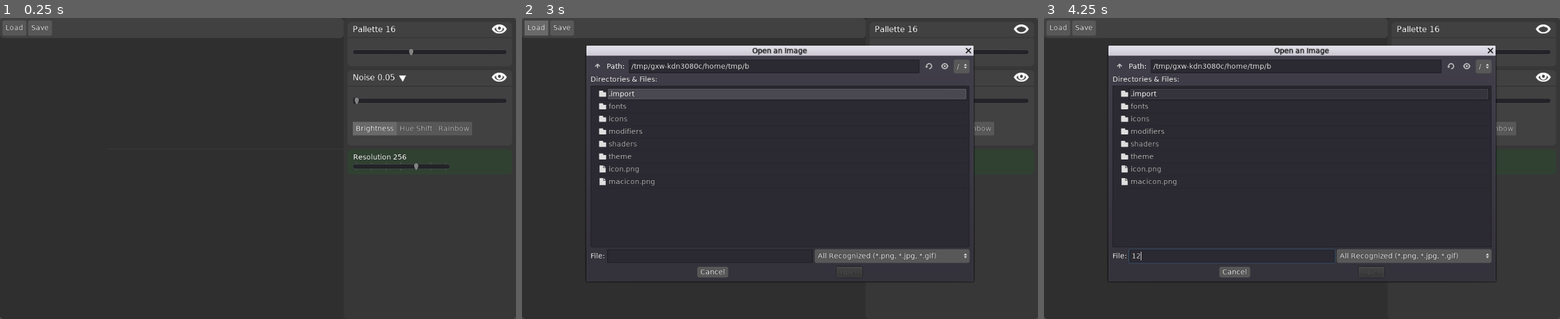
Above: before the commit, frames 1-3 (left to right).
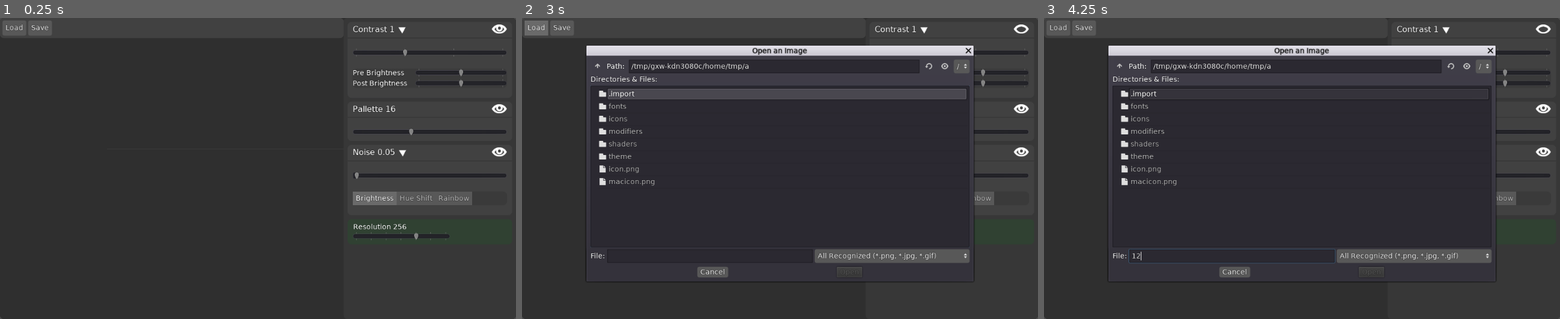
Above: after the commit, the same moments.

Repository: jackaperkins/texrex
Game: Godot game, scene res://main.tscn
Two runs of this game, one before a commit and one after it. Both use one fixed random seed, a clock stepped at 60 frames per second and the inputs below. The engine's default icon, where the game draws it, is replaced by a stand-in: a white triangle on a blue panel in a dark square.
Inputs (mouse positions are in pixels of both pictures, inside the frame that each line leads up to):
- Up to frame 1 (0.25 s): no input
- Up to frame 2 (3 s): click (1022, 30) at 0.52 s; click (1022, 30) at 1.27 s; click (1022, 30) at 2.02 s; click "Load" at 2.75 s
- Up to frame 3 (4.25 s): click (1229, 255) at 3.52 s; type "12" at 3.6 s

The runs differ from the first frame. In frame 1, 3.7% of the frame differs, in the area x 68-99%, y 2-74%; in frame 2, 1.0%; in frame 3, 1.0%.

Commit message:
refactor modifiers and put in new directory, add docs images, add contrast shader and new controls!

Diff:
--- a/texrex/main.gd
+++ b/texrex/main.gd
@@ -8,9 +8,9 @@
 var texture = ImageTexture.new() # texture version that can be shown inside a sprite
 
 const modifier_resolution = preload("res://modifiers/modifier_resolution.tscn")
-const modifier_constrast = preload("res://modifiers/modifier_contrast.tscn")
-const modifier_pallette = preload("res://modifiers/modifier_pallette.tscn")
-const modifier_noise = preload("res://modifiers/modifier_noise.tscn")
+const modifier_constrast = preload("res://modifiers/contrast/modifier_contrast.tscn")
+const modifier_pallette = preload("res://modifiers/pallette/modifier_pallette.tscn")
+const modifier_noise = preload("res://modifiers/noise/modifier_noise.tscn")
 
 var modifiers = []
 
@@ -20,6 +20,7 @@
 	#instance default modifiers
 	for child in $main_split/Panel/modifiers_container.get_children():
 		child.queue_free()
+	add_modifier(modifier_constrast)
 	add_modifier(modifier_pallette)
 	add_modifier(modifier_noise)
 	add_modifier(modifier_resolution)
--- a/texrex/main.tscn
+++ b/texrex/main.tscn
@@ -1,10 +1,10 @@
 [gd_scene load_steps=8 format=2]
 
 [ext_resource path="res://main.gd" type="Script" id=1]
-[ext_resource path="res://modifiers/modifier_contrast.tscn" type="PackedScene" id=2]
+[ext_resource path="res://modifiers/contrast/modifier_contrast.tscn" type="PackedScene" id=2]
 [ext_resource path="res://modifiers/modifier_resolution.tscn" type="PackedScene" id=3]
 [ext_resource path="res://MenuButtonPopup.gd" type="Script" id=4]
-[ext_resource path="res://modifiers/modifier_noise.tscn" type="PackedScene" id=5]
+[ext_resource path="res://modifiers/noise/modifier_noise.tscn" type="PackedScene" id=5]
 [ext_resource path="res://theme/main_theme.tres" type="Theme" id=6]
 [ext_resource path="res://theme/panel_styleboxflat_dark.tres" type="StyleBox" id=7]
 
@@ -154,7 +154,7 @@
 anchor_bottom = 0.0
 margin_top = 116.0
 margin_right = 326.0
-margin_bottom = 230.0
+margin_bottom = 244.0
 
 [node name="open_file_dialog" type="FileDialog" parent="."]
 margin_left = 141.776
--- /dev/null
+++ b/texrex/modifiers/contrast/contrast.shader
@@ -0,0 +1,20 @@
+shader_type canvas_item;
+
+uniform sampler2D tex : hint_black;
+uniform float contrast = 1;
+uniform float preBrightness = 0;
+uniform float postBrightness = 0;
+
+void fragment() {
+
+	vec4 pixelColor = texture(tex, UV);
+//   pixelColor.rgb /= pixelColor.a; // we're skipping alpha for now
+
+ 	pixelColor.rgb += preBrightness;
+	pixelColor.rgb = ((pixelColor.rgb - 0.5f) * max(contrast, 0)) + 0.5f;
+ 	pixelColor.rgb += postBrightness;
+
+  // Return final pixel color.
+//  pixelColor.rgb *= pixelColor.a;
+	COLOR = pixelColor;
+}
--- /dev/null
+++ b/texrex/modifiers/contrast/m_render_contrast.tres
@@ -0,0 +1,9 @@
+[gd_resource type="ShaderMaterial" load_steps=2 format=2]
+
+[ext_resource path="res://modifiers/contrast/contrast.shader" type="Shader" id=1]
+
+[resource]
+shader = ExtResource( 1 )
+shader_param/contrast = 1.0
+shader_param/preBrightness = 0.0
+shader_param/postBrightness = 0.0
--- /dev/null
+++ b/texrex/modifiers/contrast/modifier_contrast.gd
@@ -0,0 +1,51 @@
+extends "res://modifiers/modifier.gd"
+
+onready var mat:ShaderMaterial = load('res://modifiers/contrast/m_render_contrast.tres')
+
+var contrast = 1
+var pre_brightness = 0
+var post_brightness = 0
+
+# Called when the node enters the scene tree for the first time.
+func _ready():
+	contrast = $Contrast.value
+	add_primary_child($Contrast)
+	add_secondary_child($PreBrightness)
+	add_secondary_child($PostBrightness)
+	_update_ui()
+
+func _process(delta):
+	._process(delta)
+
+func _update_ui():
+	set_label('Contrast ' + String(contrast))
+
+func process_image(incoming:Image):
+	mat.set_shader_param('contrast', contrast)
+	mat.set_shader_param('preBrightness', pre_brightness)
+	mat.set_shader_param('postBrightness', post_brightness)
+
+	# required to feed our image into a shadermaterial and get it back!
+	var image_texture:ImageTexture = ImageTexture.new()
+	image_texture.create_from_image(incoming)
+	mat.set_shader_param('tex', image_texture)
+
+	yield(process_shader(mat, incoming.get_size(), image), 'completed')
+
+	needs_processing = false
+
+func _on_Contrast_value_changed(value):
+	contrast = value
+	_update_ui()
+	needs_processing = true
+	emit_signal('updated')
+
+func _on_PreBrightness_value_changed(value):
+	pre_brightness = value
+	needs_processing = true
+	emit_signal('updated')
+
+func _on_PostBrightness_value_changed(value):
+	post_brightness = value
+	needs_processing = true
+	emit_signal('updated')
--- /dev/null
+++ b/texrex/modifiers/contrast/modifier_contrast.tscn
@@ -0,0 +1,87 @@
+[gd_scene load_steps=3 format=2]
+
+[ext_resource path="res://modifiers/contrast/modifier_contrast.gd" type="Script" id=1]
+[ext_resource path="res://modifiers/modifier_base.tscn" type="PackedScene" id=2]
+
+[node name="Modifier Contrast" type="PanelContainer"]
+self_modulate = Color( 0.772549, 0.866667, 1, 1 )
+anchor_right = 1.0
+rect_min_size = Vector2( 0, 50 )
+size_flags_vertical = 0
+__meta__ = {
+"_edit_use_anchors_": false
+}
+
+[node name="Modifier" parent="." instance=ExtResource( 2 )]
+anchor_right = 0.0
+margin_left = 7.0
+margin_top = 7.0
+margin_right = 1017.0
+margin_bottom = 125.0
+script = ExtResource( 1 )
+
+[node name="Contrast" type="HSlider" parent="Modifier"]
+margin_right = 1010.0
+margin_bottom = 16.0
+max_value = 3.0
+step = 0.05
+value = 1.0
+tick_count = 4
+ticks_on_borders = true
+__meta__ = {
+"_edit_use_anchors_": false
+}
+
+[node name="PreBrightness" type="HBoxContainer" parent="Modifier"]
+margin_right = 1010.0
+margin_bottom = 118.0
+
+[node name="Label" type="Label" parent="Modifier/PreBrightness"]
+margin_top = 50.0
+margin_right = 120.0
+margin_bottom = 67.0
+rect_min_size = Vector2( 120, 0 )
+text = "Pre Brightness"
+
+[node name="PreBrightnessRange" type="HSlider" parent="Modifier/PreBrightness"]
+margin_left = 124.0
+margin_right = 1010.0
+margin_bottom = 16.0
+size_flags_horizontal = 3
+min_value = -1.0
+max_value = 1.0
+step = 0.05
+tick_count = 3
+ticks_on_borders = true
+__meta__ = {
+"_edit_use_anchors_": false
+}
+
+[node name="PostBrightness" type="HBoxContainer" parent="Modifier"]
+margin_right = 1010.0
+margin_bottom = 118.0
+
+[node name="Label" type="Label" parent="Modifier/PostBrightness"]
+margin_top = 50.0
+margin_right = 120.0
+margin_bottom = 67.0
+rect_min_size = Vector2( 120, 0 )
+text = "Post Brightness"
+
+[node name="PostBrightnessRange" type="HSlider" parent="Modifier/PostBrightness"]
+margin_left = 124.0
+margin_right = 1010.0
+margin_bottom = 16.0
+size_flags_horizontal = 3
+min_value = -1.0
+max_value = 1.0
+step = 0.05
+tick_count = 3
+ticks_on_borders = true
+__meta__ = {
+"_edit_use_anchors_": false
+}
+
+[connection signal="value_changed" from="Modifier/Contrast" to="Modifier" method="_on_Contrast_value_changed"]
+[connection signal="value_changed" from="Modifier/PreBrightness/PreBrightnessRange" to="Modifier" method="_on_PreBrightness_value_changed"]
+[connection signal="value_changed" from="Modifier/PostBrightness/PostBrightnessRange" to="Modifier" method="_on_PostBrightness_value_changed"]
--- a/texrex/modifiers/modifier.gd
+++ b/texrex/modifiers/modifier.gd
@@ -7,20 +7,34 @@
 var skip = false
 
 var image = Image.new()
-var modulate_color
-var glow = 0
 
 onready var secondary = $Main/MarginContainer3/Secondary
 
 # UI stuff
 func _process(delta):
-	if glow > 0:
-		glow = clamp(glow-delta, 0, 1)
+	pass
 
+
+# adds first child as a primary, and the rest as secondary
+# broken ??? weird inherentrence problem here
+# it seems like doing get_child anywhere in the tree causes it to see the child class only
+# when doing add_primary_child from child class its okayt
+# but when we call it from here, we get the child class tree, not our base class tree??
+#func add_controls_auto(children):
+#	add_primary_child(children[0])
+#	for i in range(1, children.size()):
+#		add_secondary_child(children[i])
+
+# adds node into primary (always visible) slot
 func add_primary_child(node:Node):
 	node.get_parent().remove_child(node)
+	print(name)
+	print('first child: ' + get_child(0).name)
+	print($Main)
+	print($Main/MarginContainer)
 	$Main/MarginContainer2/Primary.add_child(node)
 
+# add node into secondary (toggleable) slot
 func add_secondary_child(node:Node):
 	node.get_parent().remove_child(node)
 	$Main/MarginContainer3/Secondary/VBox.add_child(node)
@@ -45,7 +59,6 @@
 
 # Called when the node enters the scene tree for the first time.
 func _ready():
-	modulate_color = self_modulate
 	pass # Replace with function body.
 
 
--- a/texrex/modifiers/modifier_base.tscn
+++ b/texrex/modifiers/modifier_base.tscn
@@ -22,7 +22,7 @@
 
 [node name="Main" type="VBoxContainer" parent="."]
 margin_right = 1024.0
-margin_bottom = 134.0
+margin_bottom = 118.0
 size_flags_vertical = 3
 theme = ExtResource( 6 )
 __meta__ = {
@@ -90,11 +90,11 @@
 [node name="MarginContainer2" type="MarginContainer" parent="Main"]
 margin_top = 64.0
 margin_right = 1024.0
-margin_bottom = 94.0
+margin_bottom = 84.0
 custom_constants/margin_right = 10
 custom_constants/margin_top = 10
 custom_constants/margin_left = 10
-custom_constants/margin_bottom = 20
+custom_constants/margin_bottom = 10
 
 [node name="Primary" type="VBoxContainer" parent="Main/MarginContainer2"]
 margin_left = 10.0
@@ -103,15 +103,16 @@
 margin_bottom = 10.0
 
 [node name="MarginContainer3" type="MarginContainer" parent="Main"]
-margin_top = 98.0
+margin_top = 88.0
 margin_right = 1024.0
-margin_bottom = 128.0
+margin_bottom = 118.0
 custom_constants/margin_right = 10
 custom_constants/margin_top = 10
 custom_constants/margin_left = 10
 custom_constants/margin_bottom = 20
 
 [node name="Secondary" type="PanelContainer" parent="Main/MarginContainer3"]
+self_modulate = Color( 0.882353, 0.882353, 0.882353, 1 )
 margin_left = 10.0
 margin_top = 10.0
 margin_right = 1014.0
--- a/texrex/modifiers/modifier_contrast.gd
+++ /dev/null
@@ -1,39 +0,0 @@
-extends "res://modifiers/modifier.gd"
-
-var contrast = 0.5
-
-# Called when the node enters the scene tree for the first time.
-func _ready():
-	contrast = $Contrast.value
-	_update_ui()
-
-func _process(delta):
-	._process(delta)
-
-
-func _update_ui():
-	$Label.text = 'Contrast ' + String(contrast)
-
-func process_image(incoming:Image):
-	image.copy_from(incoming)
-	image.lock()
-	for x in range(image.get_width()):
-		for y in range(image.get_height()):
-			var pixel:Color = image.get_pixel(x,y)
-			if pixel.v < 0.5:
-				pixel = pixel.darkened(contrast)
-			else:
-				pixel = pixel.lightened(contrast)
-			image.set_pixel(x,y, pixel)
-	image.unlock()
-
-
-	print('processing contrast!')
-	needs_processing = false
-
-func _on_Contrast_value_changed(value):
-	contrast = value
-	print('contrast changed in modifier')
-	_update_ui()
-	needs_processing = true
-	emit_signal('updated')
--- a/texrex/modifiers/modifier_contrast.tscn
+++ /dev/null
@@ -1,40 +0,0 @@
-[gd_scene load_steps=2 format=2]
-
-[ext_resource path="res://modifiers/modifier_contrast.gd" type="Script" id=1]
-
-[node name="Modifier Contrast" type="Panel"]
-self_modulate = Color( 0.772549, 0.866667, 1, 1 )
-anchor_right = 1.0
-rect_min_size = Vector2( 0, 50 )
-size_flags_vertical = 0
-script = ExtResource( 1 )
-__meta__ = {
-"_edit_use_anchors_": false
-}
-
-[node name="Contrast" type="HSlider" parent="."]
-margin_left = 7.19226
-margin_top = 22.895
-margin_right = 201.192
-margin_bottom = 45.895
-max_value = 1.0
-step = 0.05
-value = 0.05
-tick_count = 11
-ticks_on_borders = true
-__meta__ = {
-"_edit_use_anchors_": false
-}
-
-[node name="Label" type="Label" parent="."]
-margin_left = 5.48651
-margin_top = 6.29713
-margin_right = 73.4865
-margin_bottom = 37.2971
-text = "Contrast
-"
-__meta__ = {
-"_edit_use_anchors_": false
-}
-
-[connection signal="value_changed" from="Contrast" to="." method="_on_Contrast_value_changed"]
--- a/texrex/modifiers/modifier_noise.tscn
+++ /dev/null
@@ -1,33 +0,0 @@
-[gd_scene load_steps=3 format=2]
-
-[ext_resource path="res://modifiers/modifier_base.tscn" type="PackedScene" id=1]
-[ext_resource path="res://modifiers/modifier_noise.gd" type="Script" id=2]
-
-[node name="Container" type="VBoxContainer"]
-anchor_right = 1.0
-anchor_bottom = 1.0
-size_flags_horizontal = 3
-__meta__ = {
-"_edit_use_anchors_": false
-}
-
-[node name="Modifier Noise" parent="." instance=ExtResource( 1 )]
-anchor_right = 0.0
-margin_left = 0.0
-margin_right = 1024.0
-margin_bottom = 134.0
-script = ExtResource( 2 )
-
-[node name="Noise" type="HSlider" parent="Modifier Noise"]
-margin_right = 1024.0
-margin_bottom = 16.0
-max_value = 1.0
-step = 0.0
-
-[node name="Mode" type="Tabs" parent="Modifier Noise"]
-margin_right = 1024.0
-margin_bottom = 134.0
-tab_align = 0
-
-[connection signal="value_changed" from="Modifier Noise/Noise" to="Modifier Noise" method="_on_Noise_value_changed"]
-[connection signal="tab_changed" from="Modifier Noise/Mode" to="Modifier Noise" method="_on_Mode_tab_changed"]
--- a/texrex/shaders/m_render_noise.tres
+++ b/texrex/modifiers/noise/m_render_noise.tres
@@ -1,6 +1,6 @@
 [gd_resource type="ShaderMaterial" load_steps=3 format=2]
 
-[ext_resource path="res://shaders/noise.shader" type="Shader" id=1]
+[ext_resource path="res://modifiers/noise/noise.shader" type="Shader" id=1]
 [ext_resource path="res://macicon.png" type="Texture" id=2]
 
 [resource]
--- a/texrex/modifiers/modifier_noise.gd
+++ b/texrex/modifiers/noise/modifier_noise.gd
@@ -1,5 +1,6 @@
 extends "res://modifiers/modifier.gd"
-onready var mat:ShaderMaterial = load('res://shaders/m_render_noise.tres')
+
+onready var mat:ShaderMaterial = load('res://modifiers/noise/m_render_noise.tres')
 
 var scale = 0.05
 var mode = 0
--- /dev/null
+++ b/texrex/modifiers/noise/modifier_noise.tscn
@@ -0,0 +1,80 @@
+[gd_scene load_steps=3 format=2]
+
+[ext_resource path="res://modifiers/modifier_base.tscn" type="PackedScene" id=1]
+
+[sub_resource type="GDScript" id=1]
+script/source = "extends \"res://modifiers/modifier.gd\"
+onready var mat:ShaderMaterial = load('res://modifiers/noise/m_render_noise.tres')
+
+var scale = 0.05
+var mode = 0
+
+# Called when the node enters the scene tree for the first time.
+func _ready():
+	clear_placeholders()
+	add_primary_child($Noise)
+	set_label('Noise ' + String(scale))
+
+	mat = mat.duplicate()
+
+	var tabs = $Mode
+	tabs.add_tab(\"Brightness\")
+	tabs.add_tab(\"Hue Shift\")
+	tabs.add_tab(\"Rainbow\")
+	add_secondary_child(tabs)
+
+
+func process_image(incoming:Image):
+	mat.set_shader_param('amount', scale)
+	mat.set_shader_param('mode', mode)
+
+	# required to feed our image into a shadermaterial and get it back!
+	var image_texture:ImageTexture = ImageTexture.new()
+	image_texture.create_from_image(incoming)
+	mat.set_shader_param('tex', image_texture)
+
+	yield(process_shader(mat, incoming.get_size(), image), 'completed')
+	needs_processing = false
+
+
+func _on_Noise_value_changed(value):
+	scale = pow(value, 4)
+	needs_processing = true
+	set_label('Noise ' + String(scale))
+	emit_signal(\"updated\")
+
+
+func _on_Mode_tab_changed(tab):
+	mode = tab
+	needs_processing = true
+	emit_signal(\"updated\")
+"
+
+[node name="Container" type="VBoxContainer"]
+anchor_right = 1.0
+anchor_bottom = 1.0
+size_flags_horizontal = 3
+__meta__ = {
+"_edit_use_anchors_": false
+}
+
+[node name="Modifier Noise" parent="." instance=ExtResource( 1 )]
+anchor_right = 0.0
+margin_left = 0.0
+margin_right = 1024.0
+margin_bottom = 128.0
+script = SubResource( 1 )
+
+[node name="Noise" type="HSlider" parent="Modifier Noise"]
+margin_right = 1024.0
+margin_bottom = 16.0
+max_value = 1.0
+step = 0.0
+
+[node name="Mode" type="Tabs" parent="Modifier Noise"]
+margin_right = 1024.0
+margin_bottom = 128.0
+tab_align = 0
+
+[connection signal="value_changed" from="Modifier Noise/Noise" to="Modifier Noise" method="_on_Noise_value_changed"]
+[connection signal="tab_changed" from="Modifier Noise/Mode" to="Modifier Noise" method="_on_Mode_tab_changed"]
--- a/texrex/shaders/m_render_pallette.tres
+++ b/texrex/modifiers/pallette/m_render_pallette.tres
@@ -1,6 +1,6 @@
 [gd_resource type="ShaderMaterial" load_steps=2 format=2]
 
-[ext_resource path="res://shaders/pallette.shader" type="Shader" id=1]
+[ext_resource path="res://modifiers/pallette/pallette.shader" type="Shader" id=1]
 
 [resource]
 shader = ExtResource( 1 )
--- a/texrex/modifiers/modifier_pallette.gd
+++ b/texrex/modifiers/pallette/modifier_pallette.gd
@@ -1,5 +1,5 @@
 extends "res://modifiers/modifier.gd"
-onready var mat:ShaderMaterial = load('res://shaders/m_render_pallette.tres')
+onready var mat:ShaderMaterial = load('res://modifiers/pallette/m_render_pallette.tres')
 
 var count
 
--- a/texrex/modifiers/modifier_pallette.tscn
+++ b/texrex/modifiers/pallette/modifier_pallette.tscn
@@ -2,7 +2,7 @@
 
 [ext_resource path="res://modifiers/modifier_base.tscn" type="PackedScene" id=1]
 [ext_resource path="res://theme/main_theme.tres" type="Theme" id=2]
-[ext_resource path="res://modifiers/modifier_pallette.gd" type="Script" id=3]
+[ext_resource path="res://modifiers/pallette/modifier_pallette.gd" type="Script" id=3]
 
 [node name="Modifier Resolution" type="VBoxContainer"]
 self_modulate = Color( 1, 0.831373, 0.831373, 1 )
@@ -20,7 +20,7 @@
 anchor_right = 0.0
 margin_left = 0.0
 margin_right = 214.0
-margin_bottom = 134.0
+margin_bottom = 128.0
 script = ExtResource( 3 )
 
 [node name="Pallette" type="HSlider" parent="Modifier Pallette"]
Renamed: texrex/shaders/noise.shader -> texrex/modifiers/noise/noise.shader
Renamed: texrex/shaders/pallette.shader -> texrex/modifiers/pallette/pallette.shader
Not shown, added: docs/example_modifier_children.PNG
Not shown, added: docs/example_modifier_layout.PNG
Not shown, added: docs/example_modifier_scene.PNG
Not shown, added: sample_textures/Saturn-Devouring-His-Son-FI.jpg
Not shown, added: sample_textures/scrapwood-14-wallpaper.jpg
